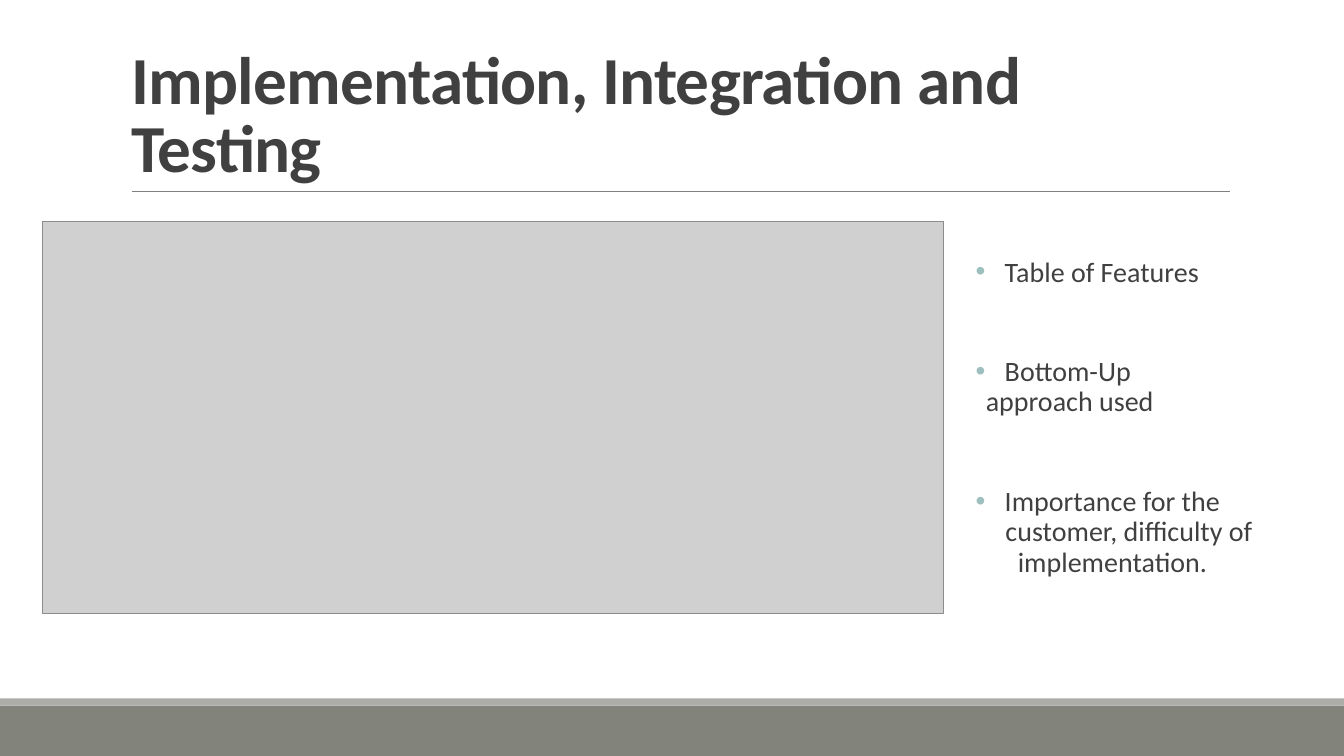
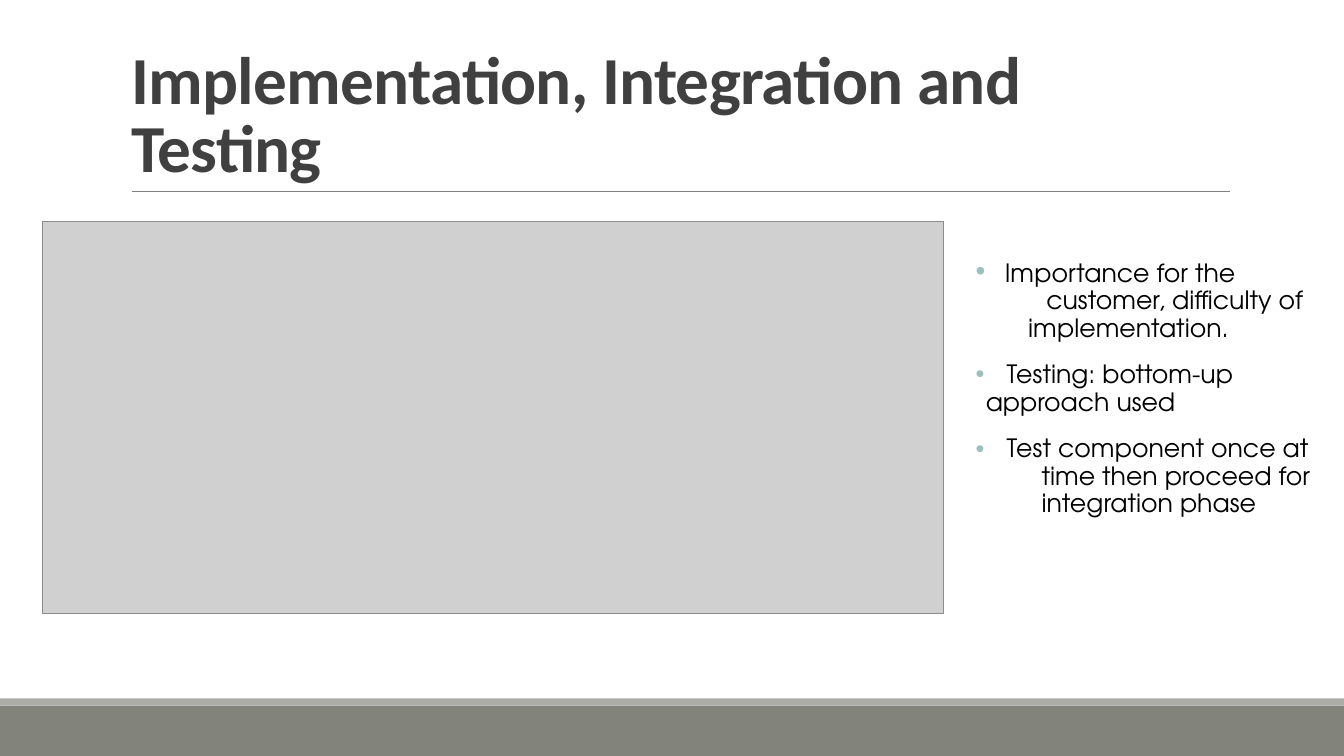
Before and after one commit to valearm/SafeStreets-Project-SE2, a slide deck: slide 14 of SafeStreet_MP_Presentation.pptx. Drawn at 1344x756 pixels with LibreOffice and Linux fonts; fonts in the diff are those of the drawing; grey boxes stand for pictures. Boxes give left, top, right and bottom in pixels: in the first picture for what was removed or moved away, otherwise in the second. Text is boxed around its words. In the diff, an @@ line names an element or a change of style, - is before the commit and + after.

```diff
--- a/SafeStreet_MP_Presentation.pptx
+++ b/SafeStreet_MP_Presentation.pptx
@@ text at (986, 263, 1310, 518): text changed; size 20 to 18 pt; font Calibri to TeX Gyre Adventor; text colour #404040 to #000000 @@
-• Table of Features
-• Bottom-Up …approach used
-• Importance for the .. . customer, difficulty of . …implementation.
+• Importance for the .. D customer, difficulty of . D implementation.
+• Testing: bottom-up …approach used
+• Test component once at . time then proceed for . . integration phase
```
Also in this commit, not shown: 4 other slides changed.
